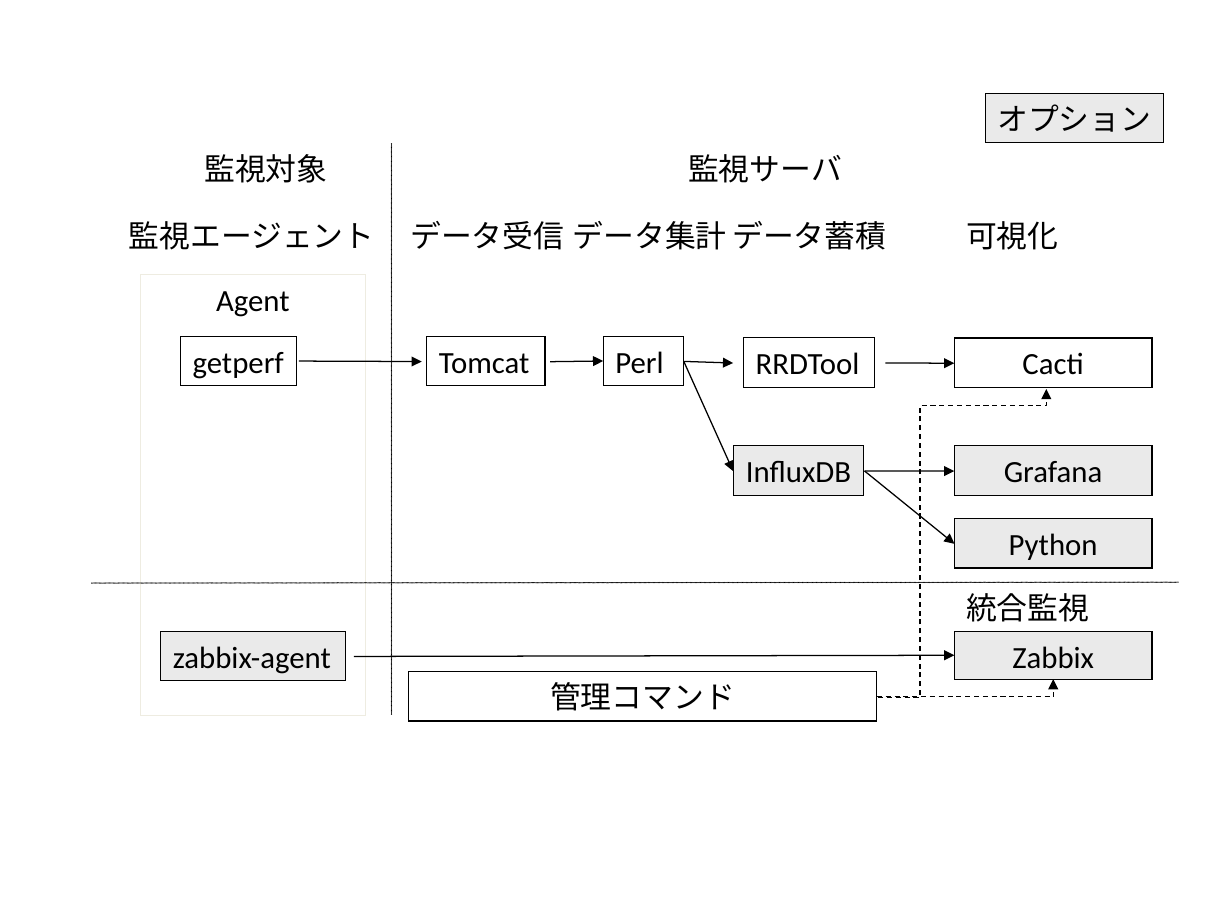
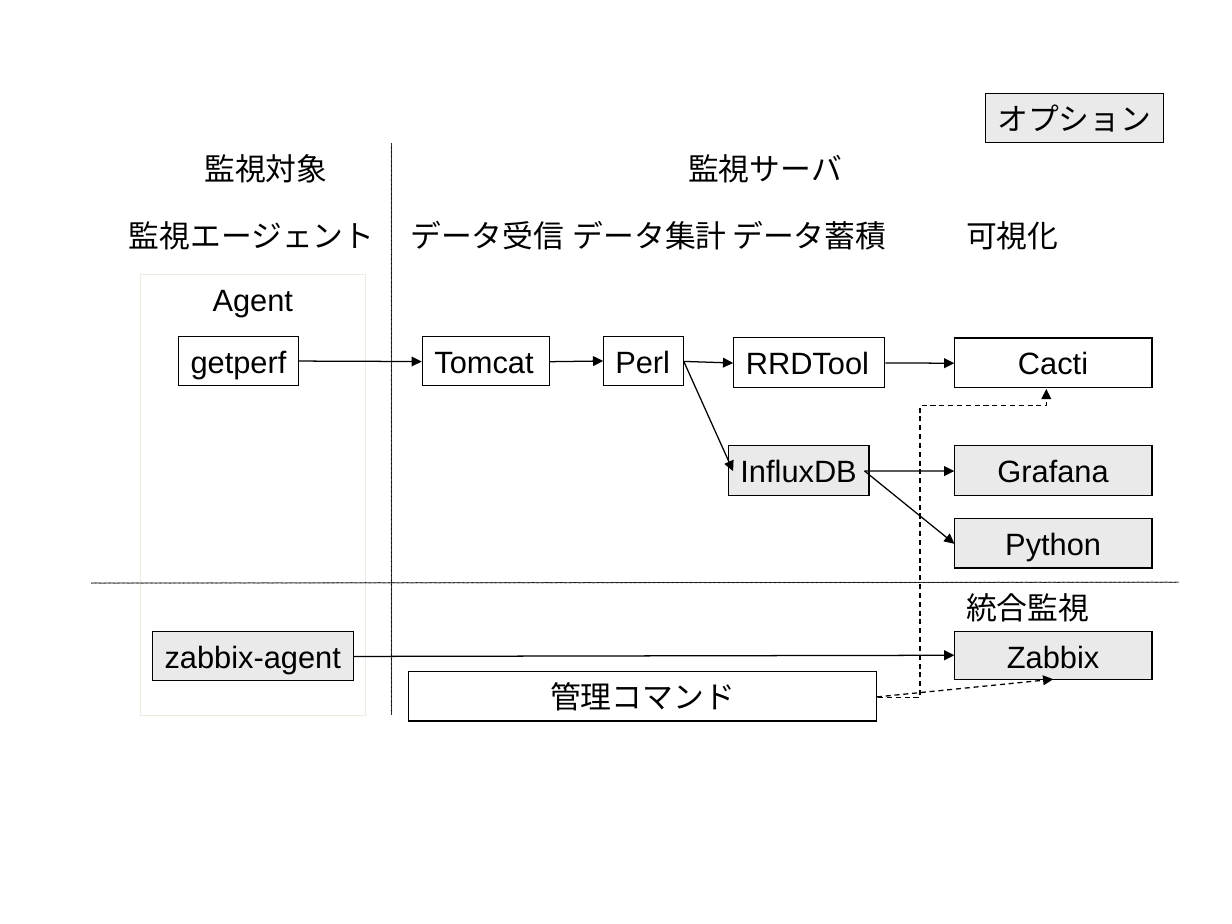
Before and after one commit to getperf/getperf, a slide deck: slide 11 of docs/ja/sphinx-doc/misc/figure_jp.ppt. Drawn at 1232x924 pixels with LibreOffice and Linux fonts; fonts in the diff are those of the drawing. Boxes give left, top, right and bottom in pixels: in the first picture for what was removed or moved away, otherwise in the second. Text is boxed around its words. In the diff, an @@ line names an element or a change of style, - is before the commit and + after.

```diff
--- a/docs/ja/sphinx-doc/misc/figure_jp.ppt
+++ b/docs/ja/sphinx-doc/misc/figure_jp.ppt
@@ rectangle "Tomcat": place and size @@
-rectangle "Tomcat" at bbox=[426, 336, 545, 386]
+rectangle "Tomcat" at bbox=[423, 336, 549, 386]
@@ font Calibri to Arial in 11 elements at bbox=[604, 336, 684, 386], bbox=[954, 338, 1152, 387], bbox=[955, 632, 1152, 680], bbox=[954, 446, 1152, 495], bbox=[955, 519, 1152, 568], bbox=[140, 275, 366, 716], bbox=[179, 336, 299, 386], bbox=[423, 336, 549, 386], bbox=[728, 446, 869, 495], bbox=[153, 631, 354, 680], bbox=[734, 338, 886, 387] @@
@@ rectangle "RRDTool": place and size @@
-rectangle "RRDTool" at bbox=[744, 338, 876, 387]
+rectangle "RRDTool" at bbox=[734, 338, 886, 387]
@@ rectangle "InfluxDB": place and size @@
-rectangle "InfluxDB" at bbox=[734, 446, 864, 495]
+rectangle "InfluxDB" at bbox=[728, 446, 869, 495]
@@ rectangle "zabbix-agent": place and size @@
-rectangle "zabbix-agent" at bbox=[160, 631, 345, 680]
+rectangle "zabbix-agent" at bbox=[153, 631, 354, 680]
@@ elbow arrow (877, 697) - (1053, 679): elbow arrow to arrow; route changed @@
```
Also in this commit, not shown: 13 other slides changed, 3 slides added, 5 other files.
